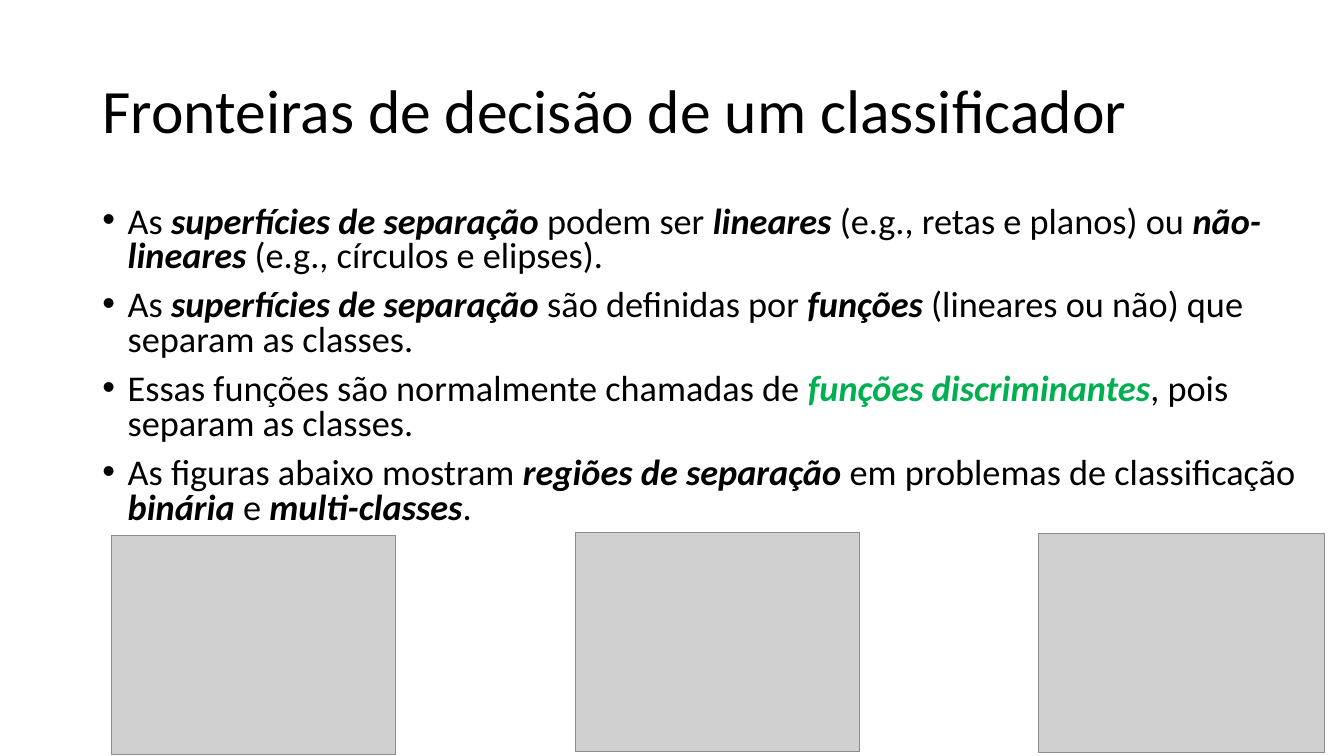
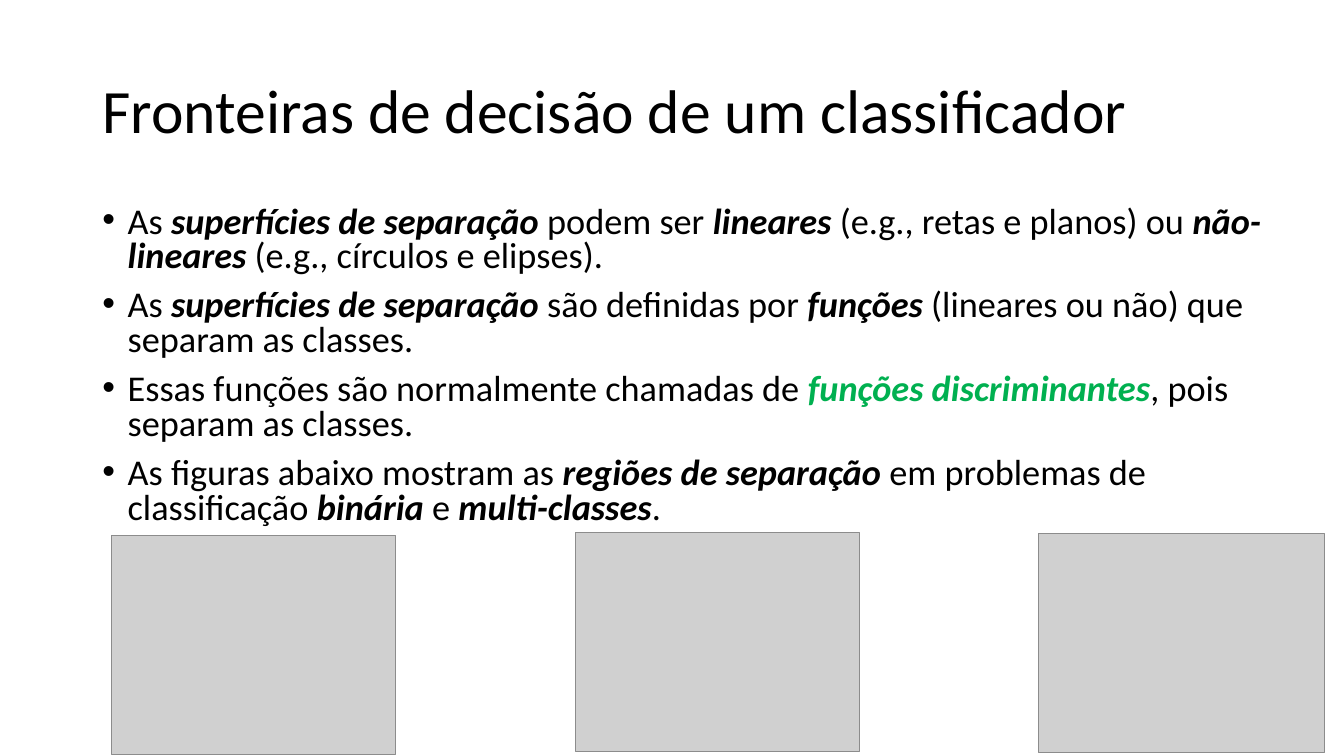
Before and after one commit to zz4fap/t320_aprendizado_de_maquina, a slide deck: slide 19 of slides/T320_Classificação (Parte I).pptx. Drawn at 1344x756 pixels with LibreOffice and Linux fonts; fonts in the diff are those of the drawing; grey boxes stand for pictures. Boxes give left, top, right and bottom in pixels: in the first picture for what was removed or moved away, otherwise in the second. Text is boxed around its words. In the diff, an @@ line names an element or a change of style, - is before the commit and + after.

```diff
--- a/slides/T320_Classificação (Parte I).pptx
+++ b/slides/T320_Classificação (Parte I).pptx
@@ text at (x1=128, y1=459, x2=1146, y2=526): text changed @@
-• As figuras abaixo mostram regiões de separação em problemas de classificação binária e multi-classes.
+• As figuras abaixo mostram as regiões de separação em problemas de classificação binária e multi-classes.
```
Also in this commit, not shown: 1 other slide changed, 1 other file.
